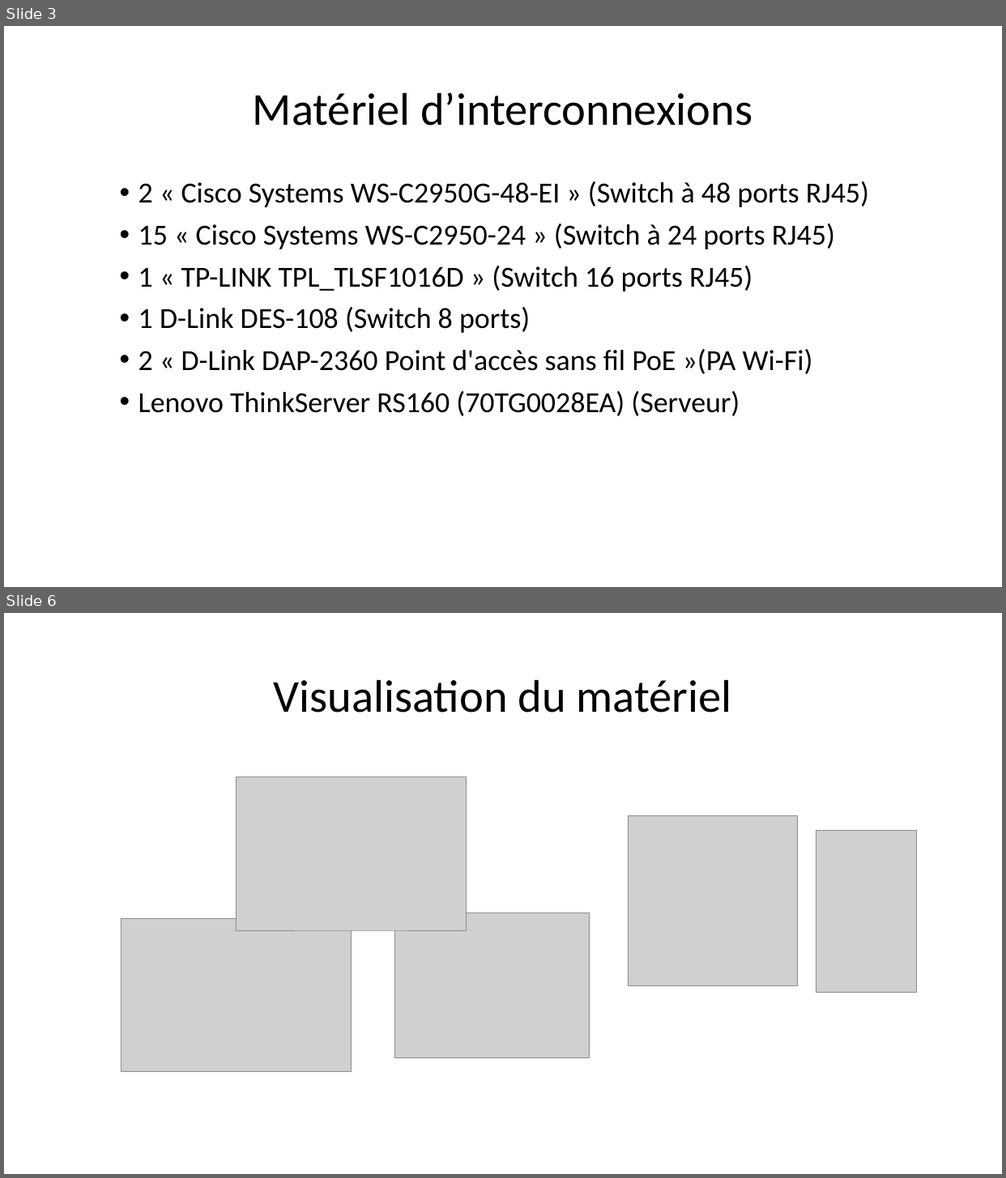
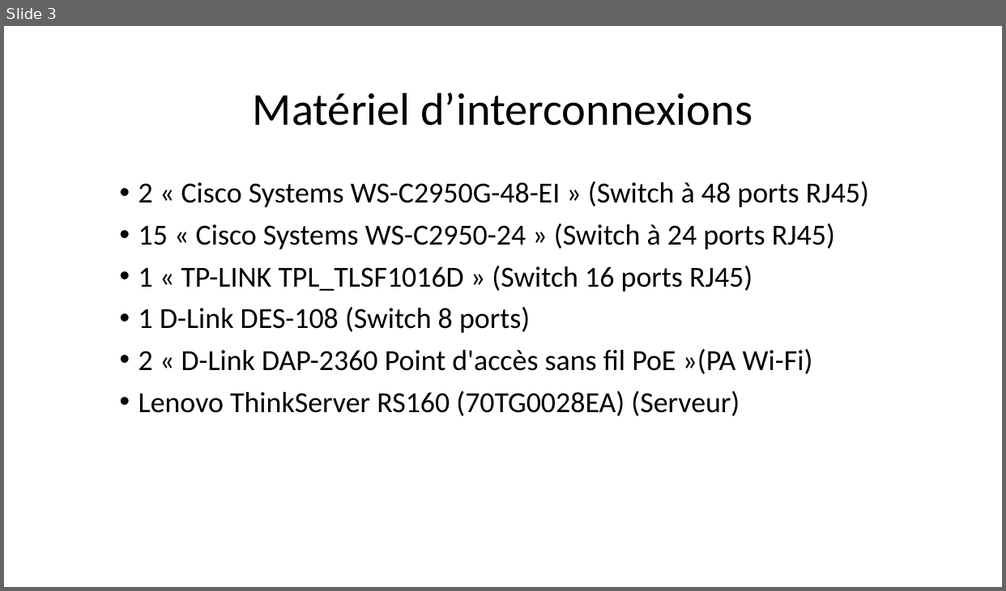
Before and after one commit to Exia-Jellyfish/UE-2-Ces-Esport-GRP1, a slide deck: Projet_Réseau/Projet 2.pptx. Shown one above the other, each under a label of ours: slides 3 and 6 before the commit, slide 3 after it; the slides between them are not shown. The pictures are 1006x1178 and 1006x591 pixels, drawn with LibreOffice and Linux fonts; fonts in the diff are those of the drawing; grey boxes stand for pictures. Boxes give left, top, right and bottom in pixels: in the first picture for what was removed or moved away, otherwise in the second. Text is boxed around its words. In the diff, an @@ line names an element or a change of style, - is before the commit and + after.

Commit message:
Continuation des aménagements matériels

```diff
--- a/Projet_Réseau/Projet 2.pptx
+++ b/Projet_Réseau/Projet 2.pptx
@@ slide 6 removed at (x1=4, y1=613, x2=1002, y2=1174), background #FFFFFF @@
@@ title removed at (x1=274, y1=679, x2=732, y2=713) @@
-Visualisation du matériel
@@ picture removed at (x1=236, y1=777, x2=466, y2=931) @@
@@ picture removed at (x1=629, y1=816, x2=799, y2=986) @@
@@ picture removed at (x1=816, y1=831, x2=917, y2=993) @@
@@ picture removed at (x1=121, y1=918, x2=351, y2=1072) @@
@@ picture removed at (x1=395, y1=914, x2=590, y2=1059) @@
```
Also in this commit, not shown: 5 slides changed, 2 other files.
